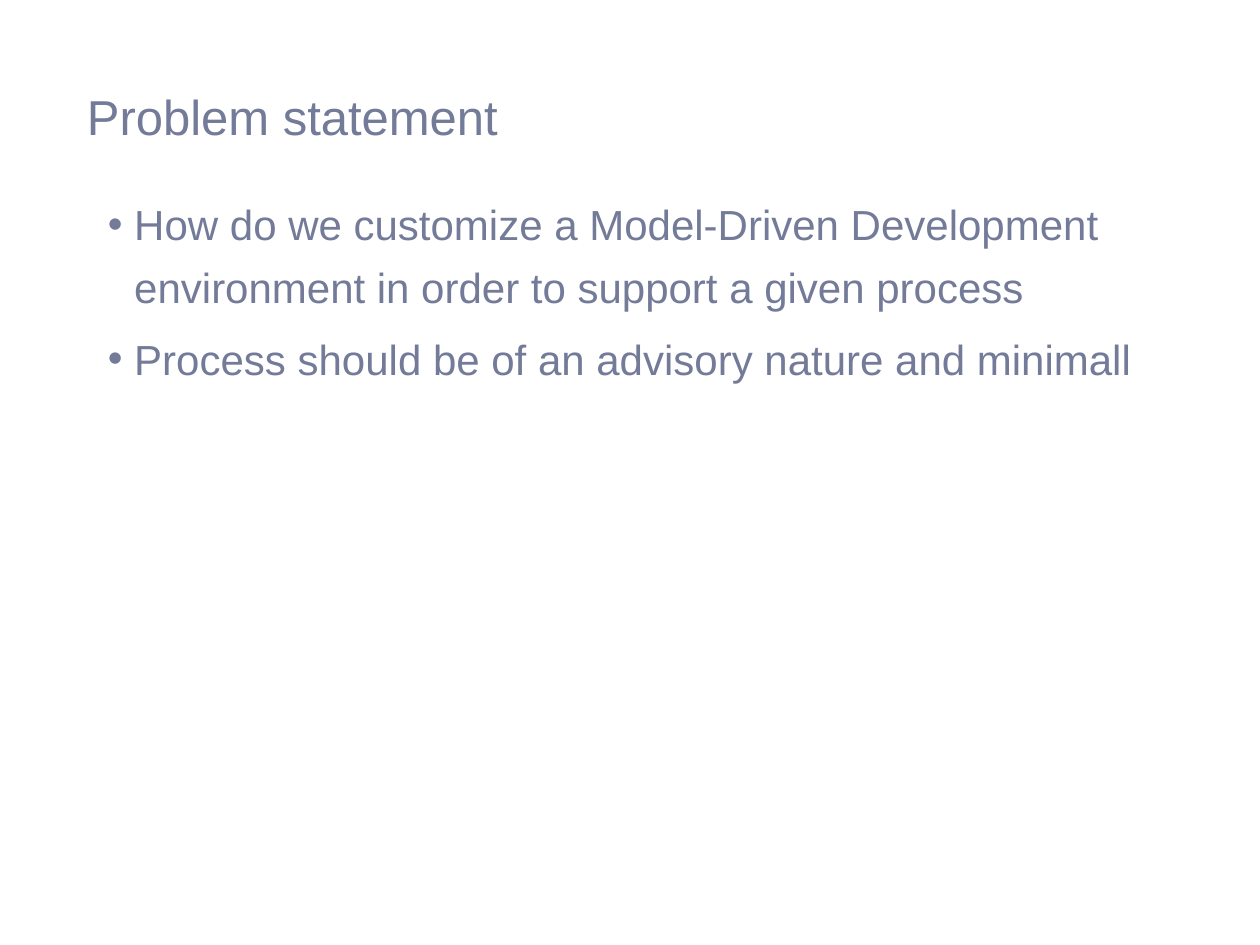
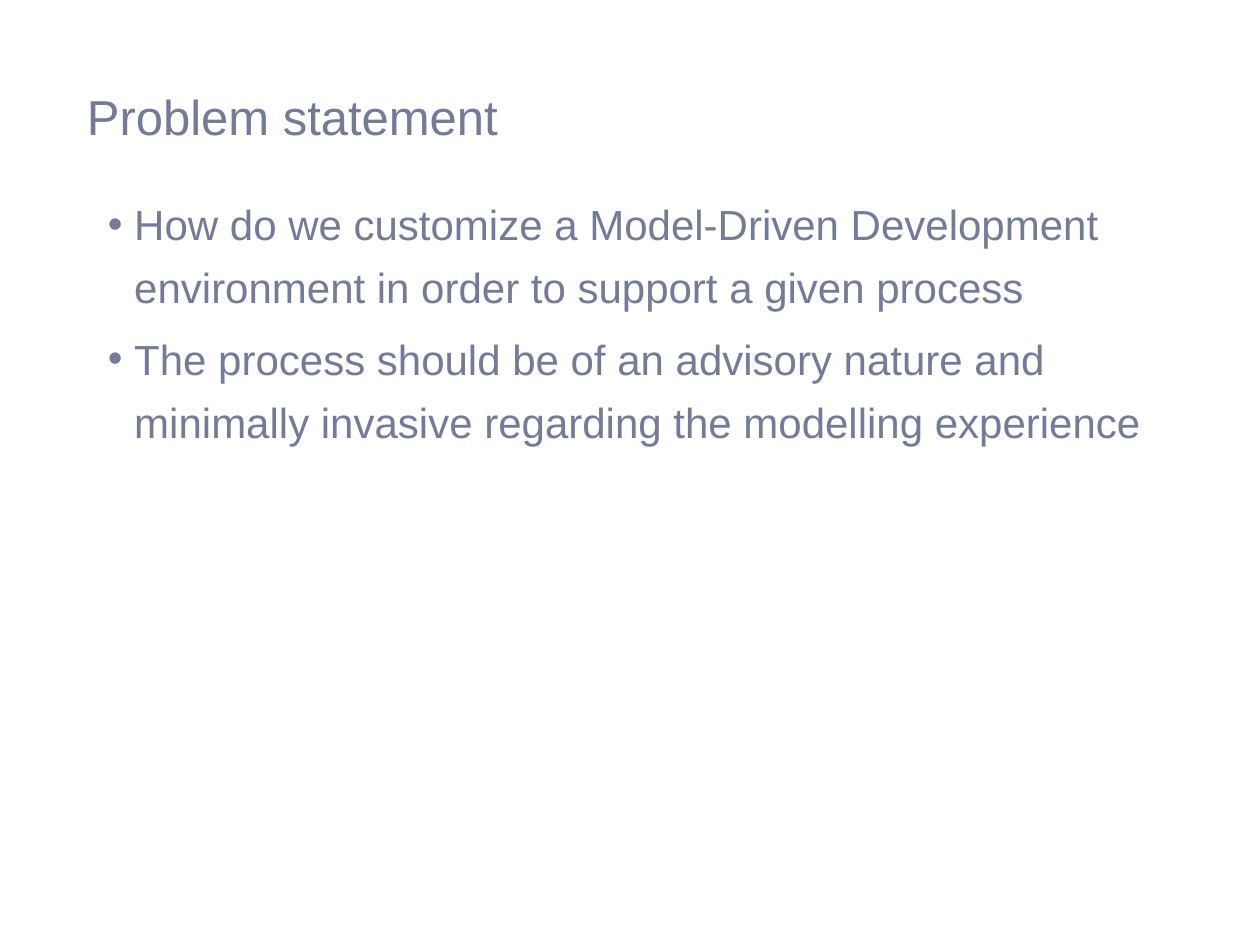
Before and after one commit to saadbinabid1/FlexMDEPaper, a slide deck: slide 2 of presentation/FlexMDE.pptx. Drawn at 1260x945 pixels with LibreOffice and Linux fonts; fonts in the diff are those of the drawing; background and template pictures are left out. Boxes give left, top, right and bottom in pixels: in the first picture for what was removed or moved away, otherwise in the second. Text is boxed around its words. In the diff, an @@ line names an element or a change of style, - is before the commit and + after.

```diff
--- a/presentation/FlexMDE.pptx
+++ b/presentation/FlexMDE.pptx
@@ text at [134,344,1140,446]: text changed @@
-• Process should be of an advisory nature and minimall
+• The process should be of an advisory nature and minimally invasive regarding the modelling experience
```
Also in this commit, not shown: 4 other slides changed, 8 slides added, 29 slides removed, 4 other files.
